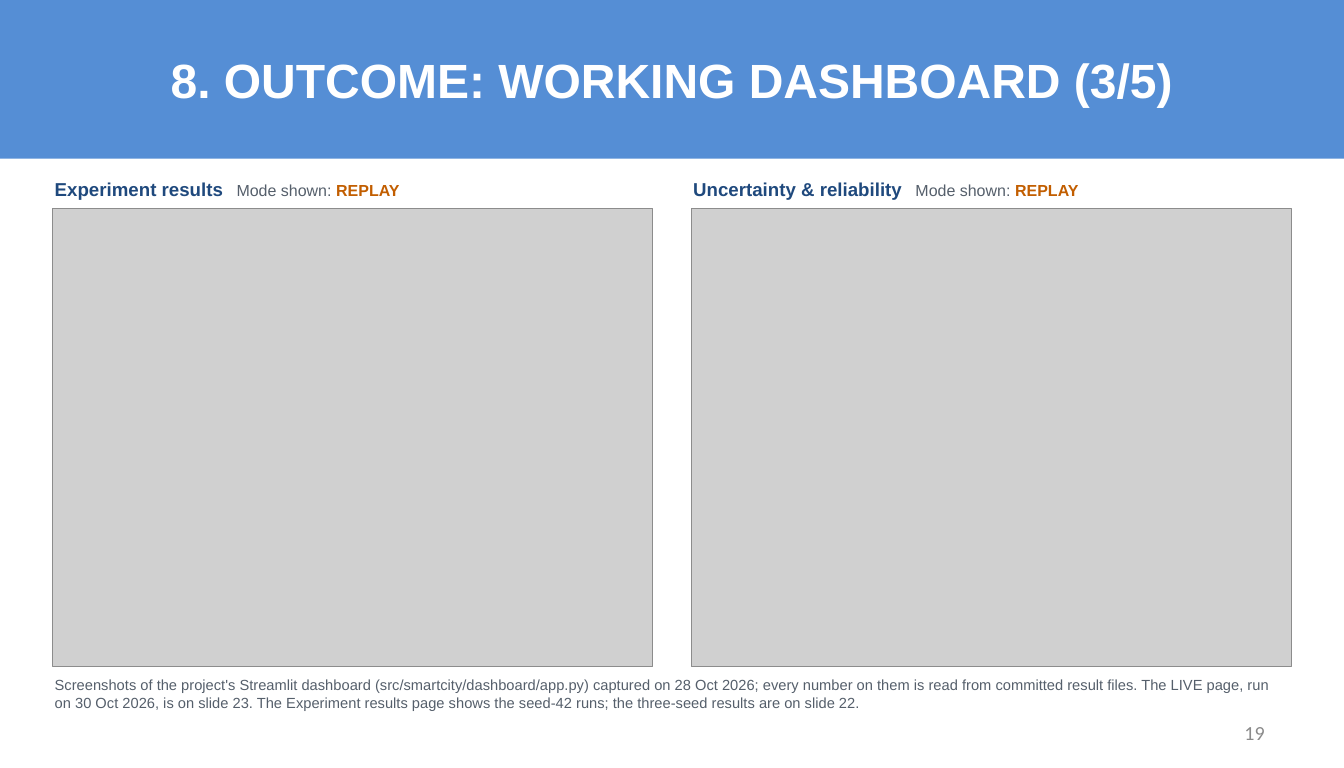
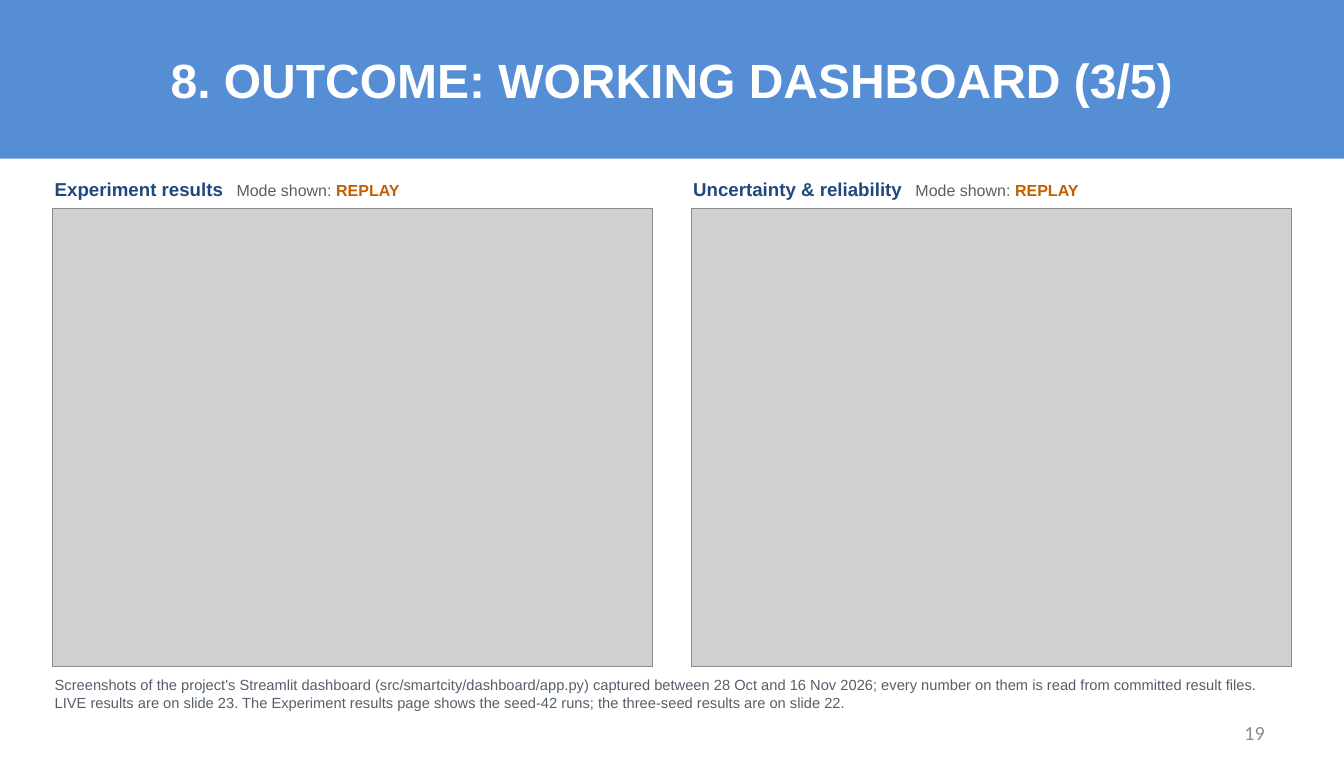
Before and after one commit to sricharansk/Major-Project, a slide deck: slide 19 of presentation/Final_Review_S_K_Sricharan_25MML1010.pptx. Drawn at 1344x768 pixels with LibreOffice and Linux fonts; fonts in the diff are those of the drawing; grey boxes stand for pictures. Boxes give left, top, right and bottom in pixels: in the first picture for what was removed or moved away, otherwise in the second. Text is boxed around its words. In the diff, an @@ line names an element or a change of style, - is before the commit and + after.

```diff
--- a/presentation/Final_Review_S_K_Sricharan_25MML1010.pptx
+++ b/presentation/Final_Review_S_K_Sricharan_25MML1010.pptx
@@ text at <box>55,679,1256,711</box>: text changed @@
-Screenshots of the project's Streamlit dashboard (src/smartcity/dashboard/app.py) captured on 28 Oct 2026; every number on them is read from committed result files. The LIVE page, run on 30 Oct 2026, is on slide 23. The Experiment results page shows the seed-42 runs; the three-seed results are on slide 22.
+Screenshots of the project's Streamlit dashboard (src/smartcity/dashboard/app.py) captured between 28 Oct and 16 Nov 2026; every number on them is read from committed result files. LIVE results are on slide 23. The Experiment results page shows the seed-42 runs; the three-seed results are on slide 22.
```
Also in this commit, not shown: 6 other slides changed, 8 other files.
